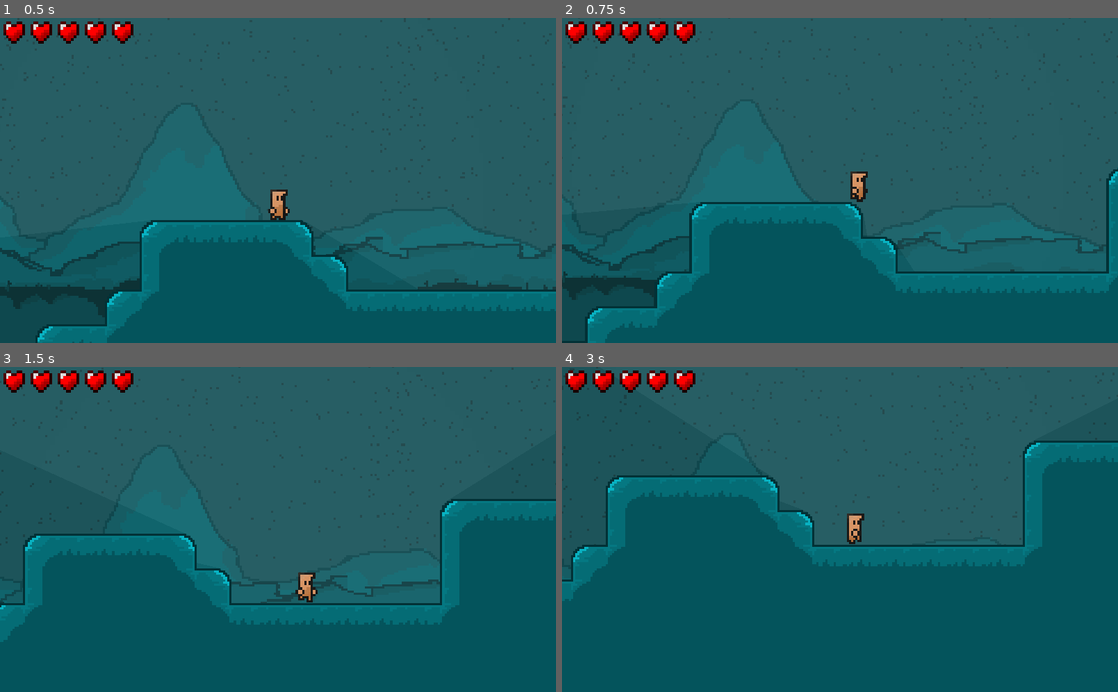
Above: before the commit, frames 1-4 (two rows, left to right).
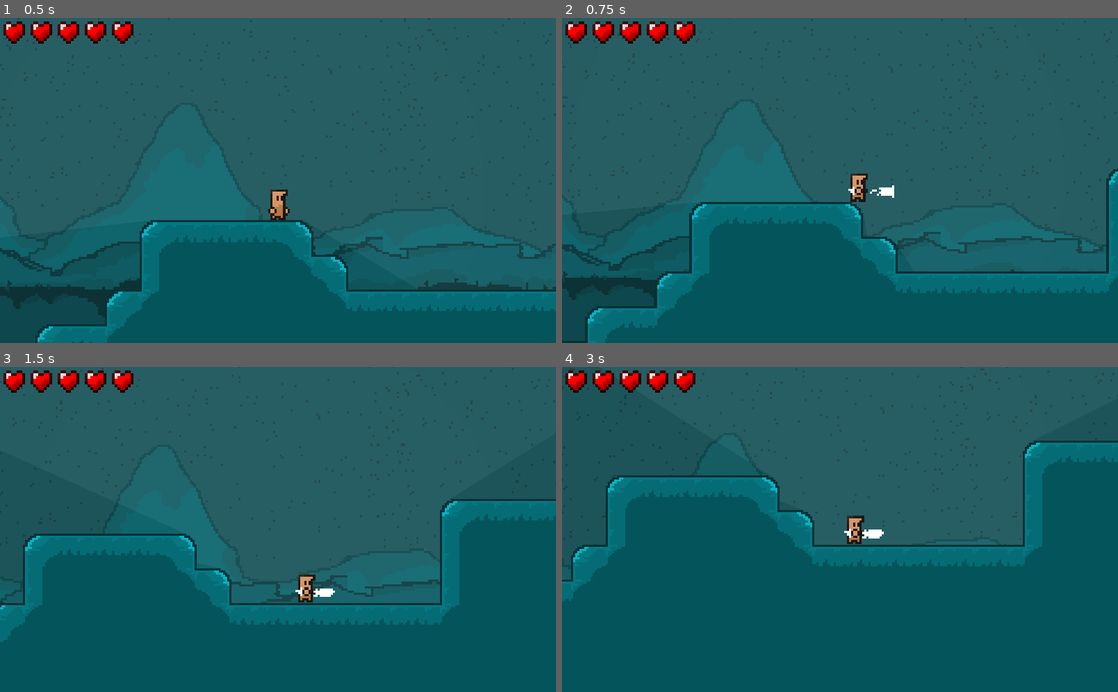
Above: after the commit, the same moments.

Repository: Zeno3463/Generation-142
Game: Godot game, scene res://scenes/Levels/Blue Forest/Blue Forest Section 0.tscn
Two runs of this game, one before a commit and one after it. Both use one fixed random seed, a clock stepped at 60 frames per second and the inputs below.
Inputs:
- Up to frame 1 (0.5 s): no input
- Up to frame 2 (0.75 s): hold Right (ui_right) from 0.53 s (still down); tap X (attack) at 0.6 s
- Up to frame 3 (1.5 s): keep holding Right (ui_right); tap Up (ui_up) at 0.77 s; tap X (attack) at 1.35 s
- Up to frame 4 (3 s): tap Up (ui_up) at 1.52 s; release Right (ui_right) at 2.03 s; hold Left (ui_left) 2.03-2.78 s; tap Z (dash) at 2.1 s; tap X (attack) at 2.3, 2.85 s; hold Right (ui_right) from 2.78 s (still down)

Frame 1 is identical in both runs. In frame 2, 0.2% of the frame differs, in the area x 51-60%, y 47-57%; in frame 3, 0.2%; in frame 4, 0.2%.

Commit message:
hurt effect

Diff:
--- a/scenes/Enemies/Blue Forest/Slime.tscn
+++ b/scenes/Enemies/Blue Forest/Slime.tscn
@@ -50,13 +50,13 @@
 } ]
 
 [sub_resource type="RectangleShape2D" id=10]
-extents = Vector2( 7.83674, 3.70421 )
+extents = Vector2( 7.34571, 3.70421 )
 
 [sub_resource type="RectangleShape2D" id=11]
 extents = Vector2( 3.02191, 2.90752 )
 
 [sub_resource type="RectangleShape2D" id=12]
-extents = Vector2( 7.05948, 1.34502 )
+extents = Vector2( 4.0271, 1.34502 )
 
 [node name="Slime" type="KinematicBody2D"]
 script = ExtResource( 1 )
@@ -64,7 +64,7 @@
 [node name="AnimatedSprite" type="AnimatedSprite" parent="."]
 modulate = Color( 0.482353, 0.482353, 0.482353, 1 )
 frames = SubResource( 9 )
-frame = 5
+frame = 1
 speed_scale = 2.0
 playing = true
 
--- a/scenes/Player.tscn
+++ b/scenes/Player.tscn
@@ -12,6 +12,7 @@
 [ext_resource path="res://sprites/Player/Player Attack.png" type="Texture" id=10]
 [ext_resource path="res://sprites/Player/Attack Effect.png" type="Texture" id=11]
 [ext_resource path="res://sprites/Player/Player Dead.png" type="Texture" id=12]
+[ext_resource path="res://sprites/Player/Player Damage.png" type="Texture" id=13]
 
 [sub_resource type="RectangleShape2D" id=1]
 extents = Vector2( 4.45234, 7.1302 )
@@ -73,66 +74,74 @@
 region = Rect2( 80, 0, 16, 16 )
 
 [sub_resource type="AtlasTexture" id=16]
-atlas = ExtResource( 6 )
+atlas = ExtResource( 12 )
 region = Rect2( 0, 0, 16, 16 )
 
 [sub_resource type="AtlasTexture" id=17]
-atlas = ExtResource( 6 )
+atlas = ExtResource( 12 )
 region = Rect2( 16, 0, 16, 16 )
 
 [sub_resource type="AtlasTexture" id=18]
-atlas = ExtResource( 6 )
+atlas = ExtResource( 12 )
 region = Rect2( 32, 0, 16, 16 )
 
 [sub_resource type="AtlasTexture" id=19]
-atlas = ExtResource( 6 )
+atlas = ExtResource( 12 )
 region = Rect2( 48, 0, 16, 16 )
 
 [sub_resource type="AtlasTexture" id=20]
-atlas = ExtResource( 6 )
+atlas = ExtResource( 12 )
 region = Rect2( 64, 0, 16, 16 )
 
 [sub_resource type="AtlasTexture" id=21]
-atlas = ExtResource( 6 )
+atlas = ExtResource( 12 )
 region = Rect2( 80, 0, 16, 16 )
 
 [sub_resource type="AtlasTexture" id=22]
-atlas = ExtResource( 6 )
+atlas = ExtResource( 12 )
 region = Rect2( 96, 0, 16, 16 )
 
 [sub_resource type="AtlasTexture" id=23]
 atlas = ExtResource( 12 )
-region = Rect2( 0, 0, 16, 16 )
+region = Rect2( 112, 0, 16, 16 )
 
 [sub_resource type="AtlasTexture" id=24]
-atlas = ExtResource( 12 )
-region = Rect2( 16, 0, 16, 16 )
+atlas = ExtResource( 6 )
+region = Rect2( 0, 0, 16, 16 )
 
 [sub_resource type="AtlasTexture" id=25]
-atlas = ExtResource( 12 )
-region = Rect2( 32, 0, 16, 16 )
+atlas = ExtResource( 6 )
+region = Rect2( 16, 0, 16, 16 )
 
 [sub_resource type="AtlasTexture" id=26]
-atlas = ExtResource( 12 )
-region = Rect2( 48, 0, 16, 16 )
+atlas = ExtResource( 6 )
+region = Rect2( 32, 0, 16, 16 )
 
 [sub_resource type="AtlasTexture" id=27]
-atlas = ExtResource( 12 )
+atlas = ExtResource( 6 )
+region = Rect2( 48, 0, 16, 16 )
+
+[sub_resource type="AtlasTexture" id=28]
+atlas = ExtResource( 6 )
 region = Rect2( 64, 0, 16, 16 )
 
-[sub_resource type="AtlasTexture" id=28]
-atlas = ExtResource( 12 )
+[sub_resource type="AtlasTexture" id=29]
+atlas = ExtResource( 6 )
 region = Rect2( 80, 0, 16, 16 )
 
-[sub_resource type="AtlasTexture" id=29]
-atlas = ExtResource( 12 )
+[sub_resource type="AtlasTexture" id=30]
+atlas = ExtResource( 6 )
 region = Rect2( 96, 0, 16, 16 )
 
-[sub_resource type="AtlasTexture" id=30]
-atlas = ExtResource( 12 )
-region = Rect2( 112, 0, 16, 16 )
-
-[sub_resource type="SpriteFrames" id=31]
+[sub_resource type="AtlasTexture" id=31]
+atlas = ExtResource( 13 )
+region = Rect2( 0, 0, 16, 16 )
+
+[sub_resource type="AtlasTexture" id=32]
+atlas = ExtResource( 13 )
+region = Rect2( 16, 0, 16, 16 )
+
+[sub_resource type="SpriteFrames" id=33]
 animations = [ {
 "frames": [ SubResource( 2 ), SubResource( 3 ), SubResource( 4 ), SubResource( 5 ) ],
 "loop": true,
@@ -159,58 +168,66 @@
 "name": "walk",
 "speed": 5.0
 }, {
-"frames": [ SubResource( 16 ), SubResource( 17 ), SubResource( 18 ), SubResource( 19 ), SubResource( 20 ), SubResource( 21 ), SubResource( 22 ) ],
+"frames": [ SubResource( 16 ), SubResource( 17 ), SubResource( 18 ), SubResource( 19 ), SubResource( 20 ), SubResource( 21 ), SubResource( 22 ), SubResource( 23 ) ],
+"loop": true,
+"name": "dead",
+"speed": 5.0
+}, {
+"frames": [ SubResource( 24 ), SubResource( 25 ), SubResource( 26 ), SubResource( 27 ), SubResource( 28 ), SubResource( 29 ), SubResource( 30 ) ],
 "loop": true,
 "name": "double jump",
 "speed": 5.0
 }, {
-"frames": [ SubResource( 23 ), SubResource( 24 ), SubResource( 25 ), SubResource( 26 ), SubResource( 27 ), SubResource( 28 ), SubResource( 29 ), SubResource( 30 ) ],
-"loop": true,
-"name": "dead",
+"frames": [ SubResource( 31 ), SubResource( 32 ) ],
+"loop": true,
+"name": "damage",
 "speed": 5.0
 } ]
 
-[sub_resource type="Curve" id=32]
+[sub_resource type="Curve" id=34]
 _data = [ Vector2( 0, 0 ), 0.0, 0.0, 0, 0, Vector2( 1, 1 ), 0.0, 0.0, 0, 0 ]
 
-[sub_resource type="AtlasTexture" id=33]
-atlas = ExtResource( 11 )
-region = Rect2( 0, 0, 16, 16 )
-
-[sub_resource type="AtlasTexture" id=34]
-atlas = ExtResource( 11 )
-region = Rect2( 16, 0, 16, 16 )
-
 [sub_resource type="AtlasTexture" id=35]
 atlas = ExtResource( 11 )
-region = Rect2( 32, 0, 16, 16 )
+region = Rect2( 0, 0, 16, 16 )
 
 [sub_resource type="AtlasTexture" id=36]
 atlas = ExtResource( 11 )
-region = Rect2( 48, 0, 16, 16 )
+region = Rect2( 16, 0, 16, 16 )
 
 [sub_resource type="AtlasTexture" id=37]
 atlas = ExtResource( 11 )
+region = Rect2( 32, 0, 16, 16 )
+
+[sub_resource type="AtlasTexture" id=38]
+atlas = ExtResource( 11 )
+region = Rect2( 48, 0, 16, 16 )
+
+[sub_resource type="AtlasTexture" id=39]
+atlas = ExtResource( 11 )
 region = Rect2( 64, 0, 16, 16 )
 
-[sub_resource type="AtlasTexture" id=38]
+[sub_resource type="AtlasTexture" id=40]
 atlas = ExtResource( 11 )
 region = Rect2( 80, 0, 16, 16 )
 
-[sub_resource type="AtlasTexture" id=39]
+[sub_resource type="AtlasTexture" id=41]
 atlas = ExtResource( 11 )
 region = Rect2( 96, 0, 16, 16 )
 
-[sub_resource type="SpriteFrames" id=40]
+[sub_resource type="SpriteFrames" id=42]
 animations = [ {
-"frames": [ SubResource( 33 ), SubResource( 34 ), SubResource( 35 ), SubResource( 36 ), SubResource( 37 ), SubResource( 38 ), SubResource( 39 ) ],
+"frames": [ SubResource( 35 ), SubResource( 36 ), SubResource( 37 ), SubResource( 38 ), SubResource( 39 ), SubResource( 40 ), SubResource( 41 ) ],
 "loop": true,
 "name": "default",
 "speed": 5.0
 } ]
 
-[sub_resource type="RectangleShape2D" id=41]
+[sub_resource type="RectangleShape2D" id=43]
 extents = Vector2( 5.03889, 6.6765 )
+
+[sub_resource type="CircleShape2D" id=44]
+radius = 4.70826
 
 [node name="Player" type="KinematicBody2D"]
 collision_layer = 3
@@ -220,12 +237,13 @@
 [node name="CollisionShape2D" type="CollisionShape2D" parent="."]
 position = Vector2( -0.397747, -0.397746 )
 shape = SubResource( 1 )
+one_way_collision = true
 
 [node name="AnimatedSprite" type="AnimatedSprite" parent="."]
 modulate = Color( 0.482353, 0.482353, 0.482353, 1 )
 position = Vector2( 0, -0.370039 )
-frames = SubResource( 31 )
-frame = 3
+frames = SubResource( 33 )
+frame = 2
 speed_scale = 2.0
 playing = true
 
@@ -259,8 +277,8 @@
 [node name="AnimatedSprite" type="AnimatedSprite" parent="Effects/Attack"]
 visible = false
 position = Vector2( 11.1419, 0 )
-frames = SubResource( 40 )
-frame = 5
+frames = SubResource( 42 )
+frame = 2
 speed_scale = 4.0
 
 [node name="Timer" type="Timer" parent="."]
@@ -277,8 +295,16 @@
 
 [node name="CollisionShape2D" type="CollisionShape2D" parent="Vunerable Area"]
 position = Vector2( -0.275206, -1.18064 )
-shape = SubResource( 41 )
+shape = SubResource( 43 )
+
+[node name="Attack Area" type="Area2D" parent="."]
+
+[node name="CollisionShape2D" type="CollisionShape2D" parent="Attack Area"]
+position = Vector2( 11.1036, 2.04637 )
+shape = SubResource( 44 )
+disabled = true
 
 [connection signal="animation_finished" from="AnimatedSprite" to="." method="_on_AnimatedSprite_animation_finished"]
 [connection signal="timeout" from="Timer" to="." method="_on_Timer_timeout"]
 [connection signal="body_entered" from="Vunerable Area" to="." method="_on_Vunerable_Area_body_entered"]
+[connection signal="body_entered" from="Attack Area" to="." method="_on_Attack_Area_body_entered"]
--- a/scripts/Classes/Player Class.gd
+++ b/scripts/Classes/Player Class.gd
@@ -22,6 +22,10 @@
 # attack variables
 export var attack_duration = 0.2
 export var attack_animation_speed = 4
+var enemies_that_are_in_the_attack_area = []
+
+# hurt variables
+export var hurt_duration = 1
 
 # private variables
 var vel = Vector2.ZERO
@@ -33,16 +37,18 @@
 var is_dashing = false
 var is_attacking = false
 var is_dead = false
+var is_hurt = false
 
 # can perform abilities
 var can_double_jump = true
 var can_dash = true
-var can_attack = false
+var can_attack = true
 
 # node references
 var player_animated_sprite = null
 var attack_effect_animated_sprite = null
 var attack_effect_parent = null
+var attack_area = null
 var trail_effect = null
 var timer = null
 onready var ui_controller = get_tree().get_root().get_node("/root/Ui")
@@ -50,12 +56,14 @@
 # functions
 func move_left():
 	player_animated_sprite.flip_h = true
+	attack_area.scale.x = -1
 	attack_effect_parent.scale.x = -1
 	vel.x = -speed
 	is_walking = true
 
 func move_right():
 	player_animated_sprite.flip_h = false
+	attack_area.scale.x = 1
 	attack_effect_parent.scale.x = 1
 	vel.x = speed
 	is_walking = true
@@ -95,6 +103,8 @@
 	elif jump_count == jump_count_limit and not double_jump_animation_played and can_double_jump:
 		player_animated_sprite.play("double jump")
 		player_animated_sprite.speed_scale = double_jump_animation_speed
+	elif is_hurt:
+		player_animated_sprite.play("damage")
 	elif vel == Vector2.ZERO:
 		player_animated_sprite.play("default")
 	elif is_walking and vel.y == 0:
@@ -115,6 +125,8 @@
 	attack_effect_animated_sprite.visible = false
 	is_dashing = false
 	is_attacking = false
+	is_hurt = false
+	attack_area.get_node("CollisionShape2D").disabled = true
 
 func end_double_jump_animation():
 	player_animated_sprite.speed_scale = normal_animation_speed
@@ -135,7 +147,7 @@
 	else: vel.x = speed * dash_multiplier
 
 func attack():
-	pass
+	attack_area.get_node("CollisionShape2D").disabled = false
 
 func take_damage():
 	ui_controller.take_out_one_life()
--- a/scripts/Player.gd
+++ b/scripts/Player.gd
@@ -5,10 +5,14 @@
 	player_animated_sprite = $AnimatedSprite
 	attack_effect_animated_sprite = $Effects/Attack/AnimatedSprite
 	attack_effect_parent = $Effects/Attack
+	attack_area = $"Attack Area"
 	trail_effect = $Effects/Dash/Line2D
 	timer = $Timer
 
 func _physics_process(_delta):
+
+	if is_dead: return
+
 	# horizontal movement
 	if Input.is_action_pressed("ui_left"):
 		move_left()
@@ -40,7 +44,7 @@
 		start_performing_an_action("is_attacking", attack_duration)
 	if is_attacking: attack()
 
-	if not is_dead: load_animation()
+	load_animation()
 	move_and_slide(vel, Vector2.UP)
 
 # system functions
@@ -53,5 +57,10 @@
 
 func _on_Vunerable_Area_body_entered(body):
 	# if enemy hits player, damage the player
+	if body is Enemy_Class and not is_hurt and not is_dead:
+		take_damage()
+		start_performing_an_action("is_hurt", hurt_duration)
+
+func _on_Attack_Area_body_entered(body):
 	if body is Enemy_Class:
-		take_damage()
+		body.queue_free()
--- a/scripts/Slime.gd
+++ b/scripts/Slime.gd
@@ -29,6 +29,6 @@
 
 func _on_Vunerable_Area_body_entered(body):
 	# if the player hits the enemy, destroy the enemy
-	if body == player:
+	if body == player and not player.is_hurt:
 		player.jump()
 		die()
--- a/scripts/UI.gd
+++ b/scripts/UI.gd
@@ -10,26 +10,48 @@
 	reset_lives()
 
 func take_out_one_life():
-	$Lives.remove_child($Lives.get_child($Lives.get_child_count()-1))
-
 	# if the player ran out of lives, restart the scene
 	if $Lives.get_child_count() <= 0:
+
+		# get the player respawn pos of the scene
 		var player_starting_pos = get_tree().get_root().get_node("/root/Level Node/Player Starting Pos")
+
 		player.is_dead = true
+
+		# play player dead animation and wait for it to finish before executing the next line
 		player.get_node("AnimatedSprite").play("dead")
 		yield(player.get_node("AnimatedSprite"), "animation_finished")
+
+		# stop the player animation on the last frame
 		player.get_node("AnimatedSprite").stop()
 		player.get_node("AnimatedSprite").frame = player.get_node("AnimatedSprite").get_sprite_frames().get_frame_count("dead")
+
+		# play the fade in animation and wait for it to finish before executing the next line
 		load_fade_in_animation()
 		yield($"Scene Transtion/AnimationPlayer", "animation_finished")
+
+		# reset the lives
 		reset_lives()
+
+		# reload the scene
 		get_tree().change_scene(get_tree().current_scene.get_path())
+
+		# reset the player position to the spawn position
 		player.global_position = player_starting_pos.global_position
-		load_fade_out_animation()
+	else:
+		var child = $Lives.get_child(0)
+		$Lives.remove_child(child)
+		child.queue_free()
 
 func reset_lives():
 	player.is_dead = false
+
 	load_fade_out_animation()
+
+	for i in $Lives.get_children():
+		$Lives.remove_child(i)
+		i.queue_free()
+
 	for i in len(range(lives)):
 		var heart_texture = TextureRect.new()
 		heart_texture.texture = heart_sprite
Not shown: 2 places in scenes/Player.tscn that only renumber resources
Binary file added: sprites/Player/Player Damage.png
Not shown, added: sprites/Player/Player Damage.png.import
Not shown, changed: exports/web/index.html
Not shown, changed: exports/web/index.pck
Not shown, changed: exports/web/index.zip
